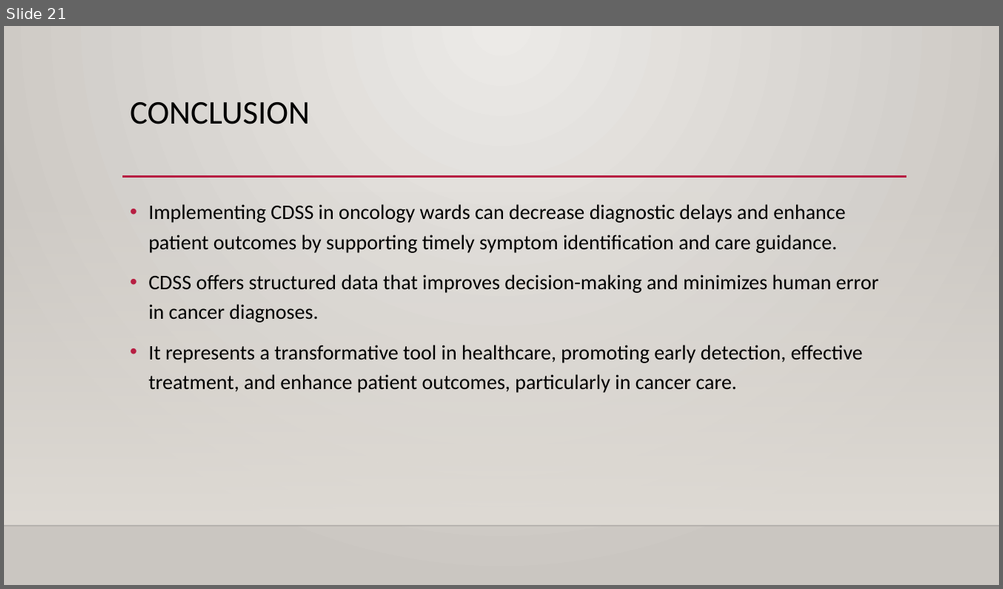
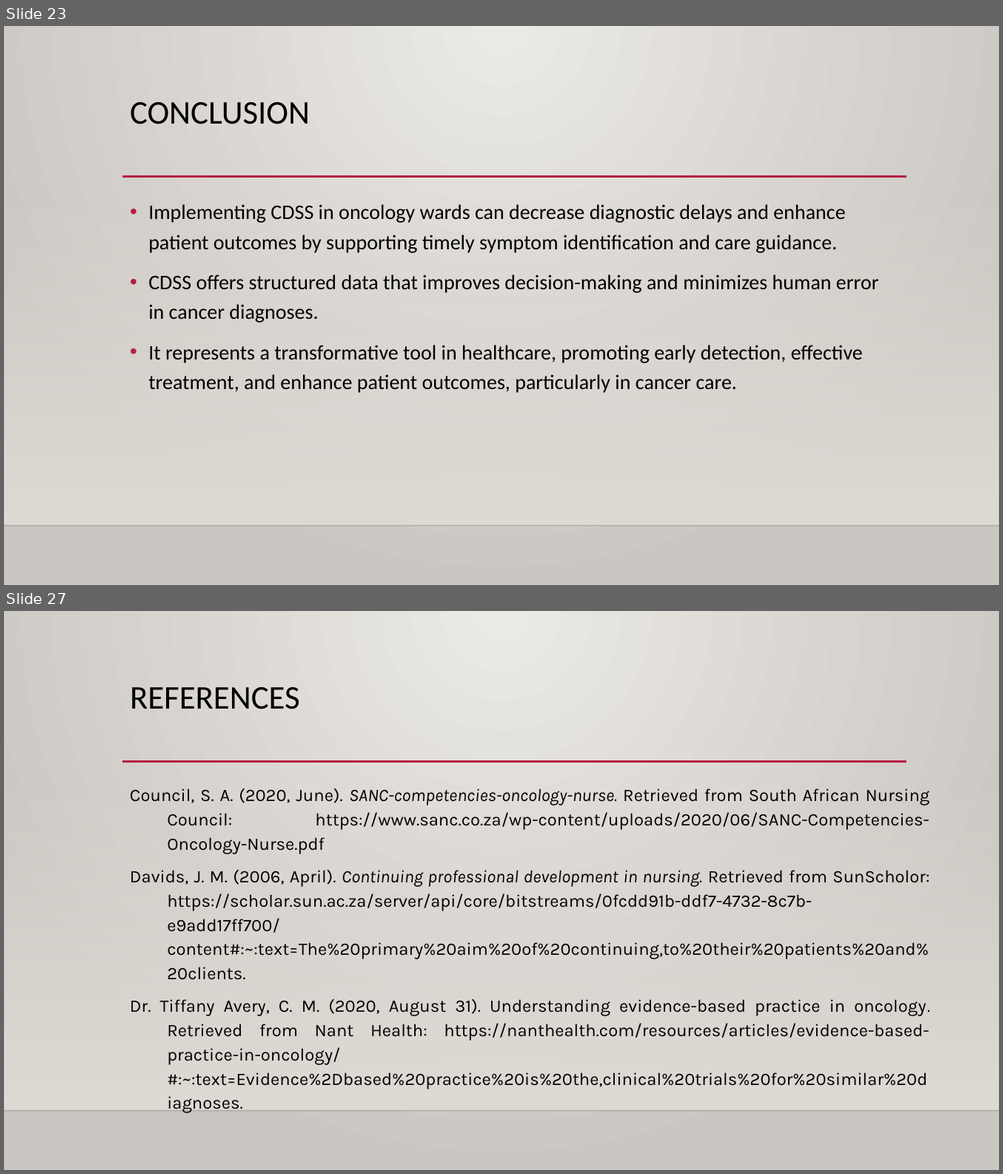
Before and after one commit to Wvrmhat/VMHC300_project, a slide deck: Presentation/QIP Presentation_BIT group_Updated.pptx. Shown one above the other, each under a label of ours: slide 21 before the commit, slides 23 and 27 after it; the slides between them are not shown. The pictures are 1003x589 and 1003x1174 pixels, drawn with LibreOffice and Linux fonts; fonts in the diff are those of the drawing; background and template pictures are left out. Boxes give left, top, right and bottom in pixels: in the first picture for what was removed or moved away, otherwise in the second. Text is boxed around its words. In the diff, an @@ line names an element or a change of style, - is before the commit and + after.

```diff
--- a/Presentation/QIP Presentation_BIT group_Updated.pptx
+++ b/Presentation/QIP Presentation_BIT group_Updated.pptx
@@ slide 27 added at (x1=4, y1=611, x2=999, y2=1170), background gradient #ECEAE7 to #CAC7C1; not listed: 3 template elements that a slide beside it also shows @@
@@ title added at (x1=130, y1=687, x2=300, y2=709), 32 pt, text #000000 @@
+REFERENCES
@@ text added at (x1=130, y1=789, x2=930, y2=1090), 17 pt, text #000000 @@
+Council, S. A. (2020, June). SANC-competencies-oncology-nurse. Retrieved from South African Nursing Council: https://www.sanc.co.za/wp-content/uploads/2020/06/SANC-Competencies-Oncology-Nurse.pdf
+Davids, J. M. (2006, April). Continuing professional development in nursing. Retrieved from SunScholor: https://scholar.sun.ac.za/server/api/core/bitstreams/0fcdd91b-ddf7-4732-8c7b-e9add17ff700/content#:~:text=The%20primary%20aim%20of%20continuing,to%20their%20patients%20and%20clients.
+Dr. Tiffany Avery, C. M. (2020, August 31). Understanding evidence-based practice in oncology. Retrieved from Nant Health: https://nanthealth.com/resources/articles/evidence-based-practice-in-oncology/#:~:text=Evidence%2Dbased%20practice%20is%20the,clinical%20trials%20for%20similar%20diagnoses.
@@ what was slide 21 is now slide 23 @@
```
Also in this commit, not shown: 4 slides changed, 6 other slides added, 3 slides removed.
